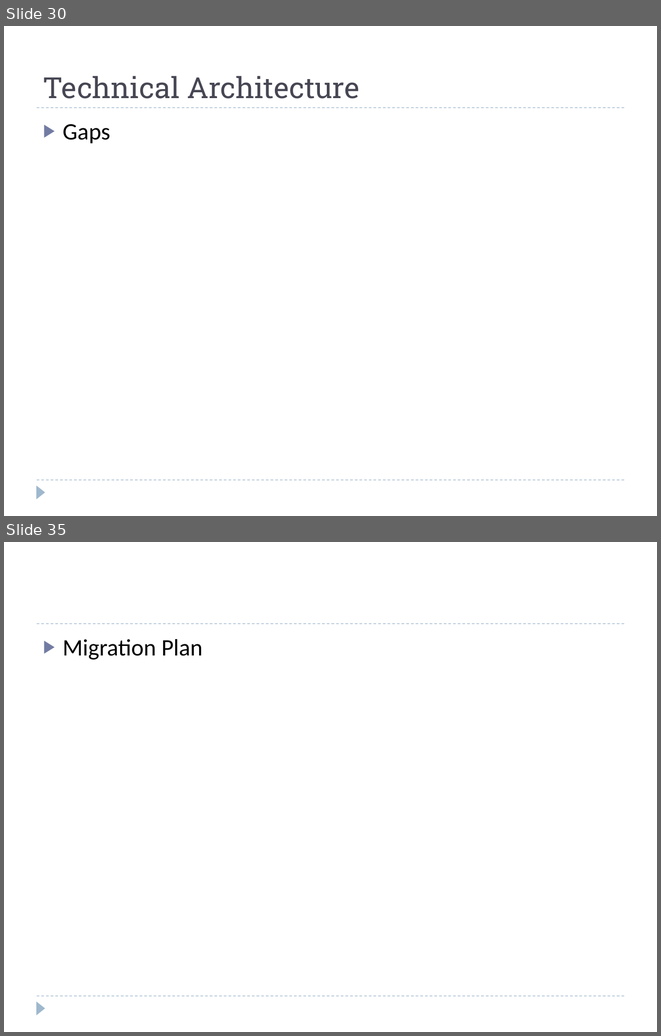
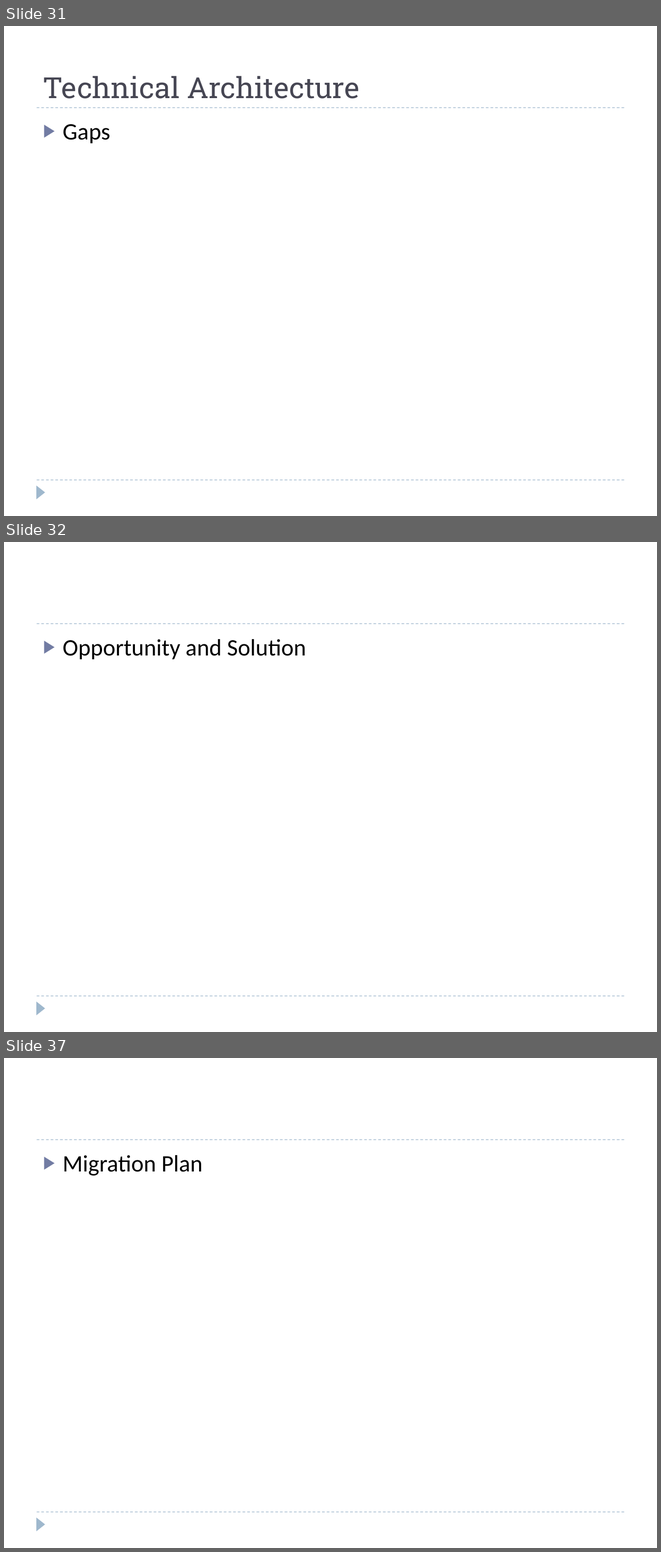
Before and after one commit to windieccf/t1-shipping, a slide deck: Enterprise Architech Presentation.pptx. Shown one above the other, each under a label of ours: slides 30 and 35 before the commit, slides 31, 32 and 37 after it; the slides between them are not shown. The pictures are 661x1036 and 661x1552 pixels, drawn with LibreOffice and Linux fonts; fonts in the diff are those of the drawing. Boxes give left, top, right and bottom in pixels: in the first picture for what was removed or moved away, otherwise in the second. Text is boxed around its words. In the diff, an @@ line names an element or a change of style, - is before the commit and + after.

```diff
--- a/Enterprise Architech Presentation.pptx
+++ b/Enterprise Architech Presentation.pptx
@@ slide 32 added at bbox=[4, 542, 657, 1032], background #FFFFFF; not listed: 3 template elements that a slide beside it also shows @@
@@ text added at bbox=[63, 639, 306, 660], 26 pt, text #000000 @@
+▶ Opportunity and Solution
@@ what was slide 30 is now slide 31 @@
@@ what was slide 35 is now slide 37 @@
```
Also in this commit, not shown: 7 slides changed, 2 other slides added, 1 slide removed.
